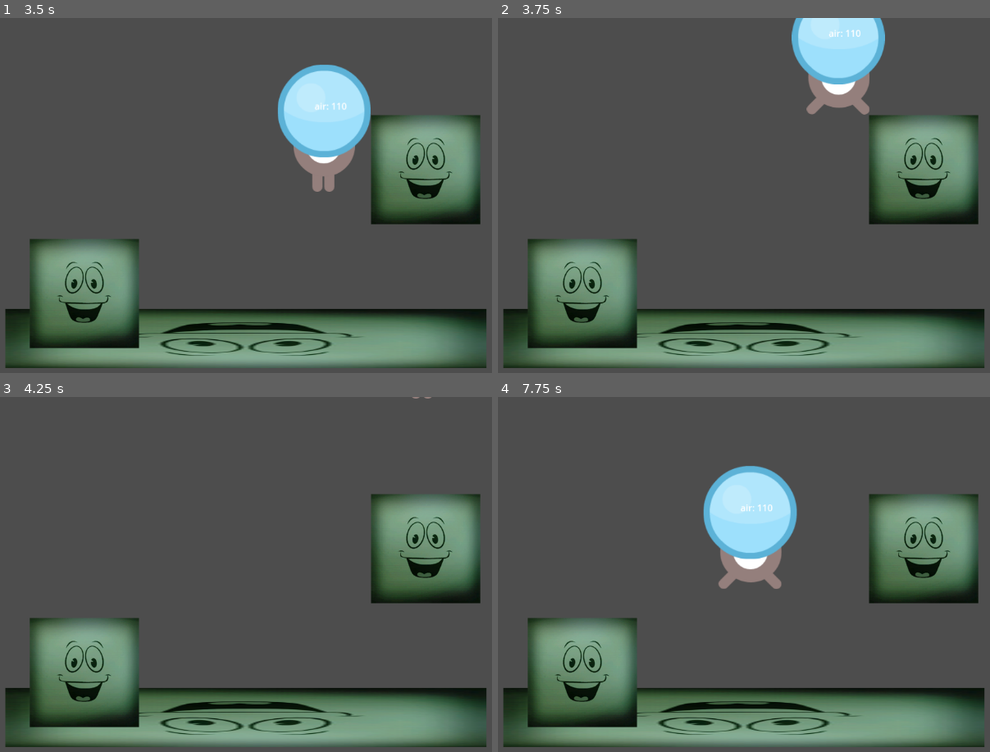
Above: before the commit, frames 1-4 (two rows, left to right).
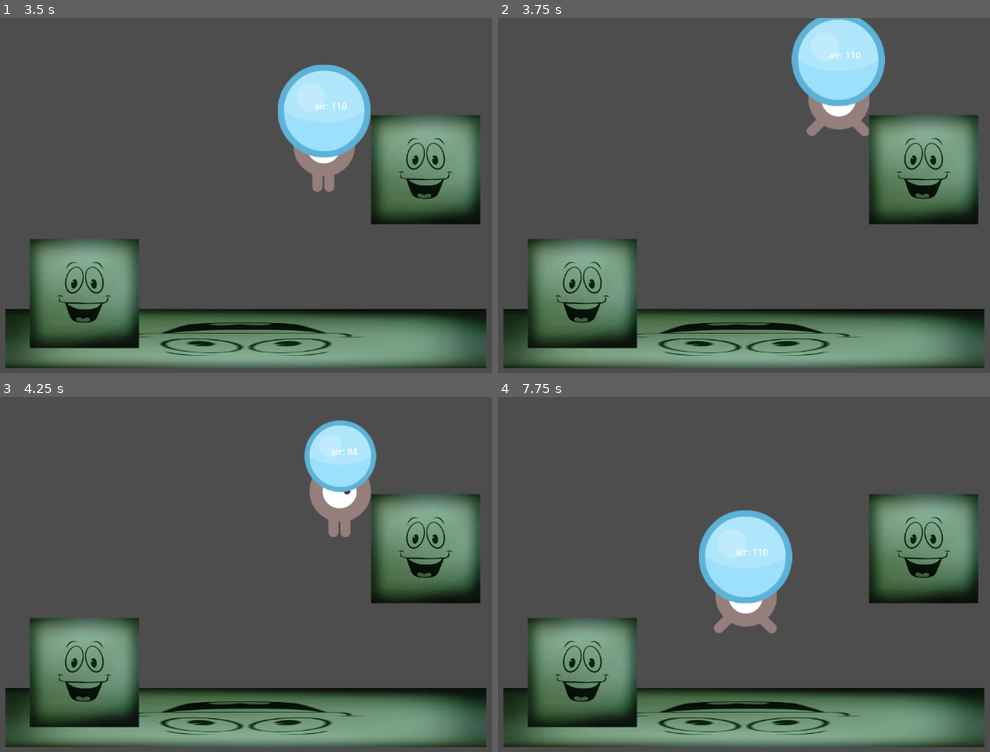
Above: after the commit, the same moments.

Repository: XabierMatute/bubbleworld
Game: Godot game, scene res://testchamber_1.tscn
Same seed, same stepped clock (60 frames per second), same inputs: the game is played once before the commit and once after it. The project has no main scene, so this scene is started directly.
Inputs:
- Up to frame 1 (3.5 s): tap Enter (ui_accept) at 0.5, 0.77, 1.52, 3.02 s; hold Right (ui_right) 0.53-2.03 s; hold Left (ui_left) 2.03-2.78 s; hold Right (ui_right) from 2.78 s (still down)
- Up to frame 2 (3.75 s): keep holding Right (ui_right)
- Up to frame 3 (4.25 s): keep holding Right (ui_right); tap Enter (ui_accept) at 3.77 s
- Up to frame 4 (7.75 s): release Right (ui_right) at 4.28 s; hold Left (ui_left) 4.28-5.03 s; tap Enter (ui_accept) at 4.52, 6.02, 6.77, 7.52 s; hold Right (ui_right) 5.03-5.78 s; hold Left (ui_left) 5.78-7.28 s; hold Right (ui_right) from 7.28 s (still down)

Frame 1 is identical in both runs. In frame 2, 3.3% of the frame differs, in the area x 59-79%, y 0-34%; in frame 3, 3.5%; in frame 4, 6.4%, in the area x 40-61%, y 19-67%.

Commit message:
burbujea

Diff:
--- a/protogamejam/player.gd
+++ b/protogamejam/player.gd
@@ -76,9 +76,9 @@
 		velocity.x = direction * SPEED
 	else:
 		velocity.x = move_toward(velocity.x, 0, SPEED)
-	direction = Input.get_axis("ui_up", "ui_down")
-	if direction:
-		velocity.y += direction * SPEED/100
+	#direction = Input.get_axis("ui_up", "ui_down")
+	#if direction:
+		#velocity.y += direction * SPEED/100
 	#else:
 		#velocity.y += move_toward(velocity.y, 0, SPEED)
 
--- a/protogamejam/testchamber_1.tscn
+++ b/protogamejam/testchamber_1.tscn
@@ -38,3 +38,30 @@
 
 [node name="YMwall2" parent="." instance=ExtResource("4_h3yvn")]
 position = Vector2(-272, 147)
+
+[node name="YMwall3" parent="." instance=ExtResource("4_h3yvn")]
+position = Vector2(482, -440)
+scale = Vector2(28.56, 0.960001)
+
+[node name="YMwall4" parent="." instance=ExtResource("4_h3yvn")]
+position = Vector2(701, 570)
+
+[node name="YMwall5" parent="." instance=ExtResource("4_h3yvn")]
+position = Vector2(-729, 1792)
+scale = Vector2(56.28, 1)
+
+[node name="YMwall6" parent="." instance=ExtResource("4_h3yvn")]
+position = Vector2(-833, -869)
+scale = Vector2(1, 40.44)
+
+[node name="YMwall7" parent="." instance=ExtResource("4_h3yvn")]
+position = Vector2(703, 1311)
+
+[node name="YMwall8" parent="." instance=ExtResource("4_h3yvn")]
+position = Vector2(1825, 686)
+
+[node name="YMwall9" parent="." instance=ExtResource("4_h3yvn")]
+position = Vector2(1391, 253)
+
+[node name="YMwall10" parent="." instance=ExtResource("4_h3yvn")]
+position = Vector2(1388, 1261)
--- /dev/null
+++ b/protogamejam/testchamber_2.tscn
@@ -0,0 +1,40 @@
+[gd_scene load_steps=6 format=3 uid="uid://dpesv43wmu8uu"]
+
+[ext_resource type="PackedScene" uid="uid://dcfpr5h6neam3" path="res://player.tscn" id="1_h07vp"]
+[ext_resource type="Script" path="res://label.gd" id="2_xk8y4"]
+[ext_resource type="Texture2D" uid="uid://cgl0y6t4a1ji" path="res://placeholders/YM.png" id="3_1oim6"]
+[ext_resource type="PackedScene" uid="uid://dneep5u6jeulg" path="res://placeholders/YMwall.tscn" id="4_up50d"]
+
+[sub_resource type="RectangleShape2D" id="RectangleShape2D_tto36"]
+size = Vector2(866, 101)
+
+[node name="testchamber1" type="Node2D"]
+position = Vector2(579, 338)
+
+[node name="player" parent="." instance=ExtResource("1_h07vp")]
+position = Vector2(1, 0)
+motion_mode = 0
+
+[node name="Label" type="Label" parent="player"]
+offset_left = -17.0
+offset_top = -95.0
+offset_right = 23.0
+offset_bottom = -72.0
+script = ExtResource("2_xk8y4")
+
+[node name="StaticBody2D" type="StaticBody2D" parent="."]
+
+[node name="CollisionShape2D" type="CollisionShape2D" parent="StaticBody2D"]
+position = Vector2(16, 225)
+shape = SubResource("RectangleShape2D_tto36")
+
+[node name="Sprite2D" type="Sprite2D" parent="StaticBody2D"]
+position = Vector2(12, 226)
+scale = Vector2(4.40221, -0.544951)
+texture = ExtResource("3_1oim6")
+
+[node name="YMwall" parent="." instance=ExtResource("4_up50d")]
+position = Vector2(328, -71)
+
+[node name="YMwall2" parent="." instance=ExtResource("4_up50d")]
+position = Vector2(-272, 147)
